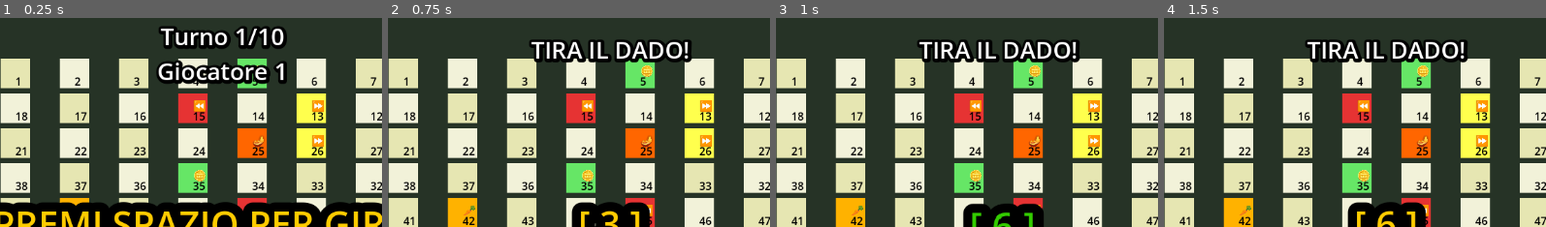
Above: before the commit, frames 1-4 (left to right).
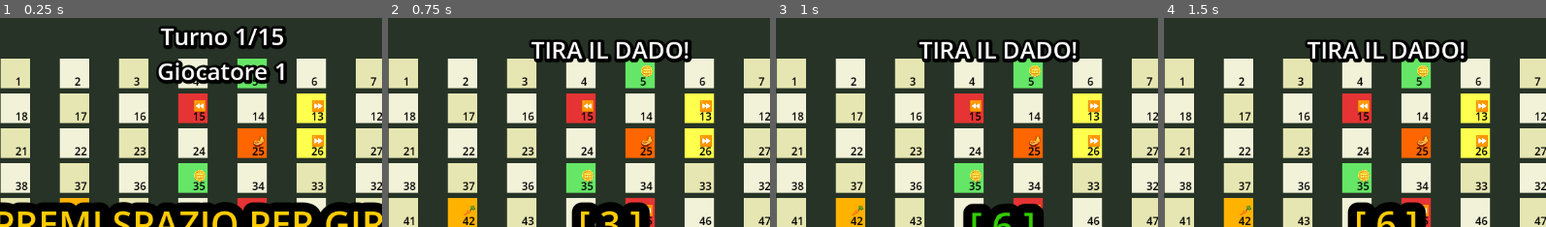
Above: after the commit, the same moments.

Repository: Docches/UmamasumeProject
Game: Godot game, scene res://tabellone/tabellone.tscn
The game is run twice, just before and just after one commit, with the same random seed, the same clock (stepped at 60 frames per second) and the same inputs. This scene is started directly instead of the project's main scene. The engine's default icon, where the game draws it, is replaced by a stand-in: a white triangle on a blue panel in a dark square. Video files are missing from this copy of the repository; at most half a second of black plays in their place.
Inputs (mouse positions are % of the whole screen's width and height, from its top left):
- Up to frame 1 (0.25 s): no input
- Up to frame 2 (0.75 s): tap Enter (ui_accept) at 0.5 s; move the mouse to (72, 45) at 0.52 s; press the mouse at (72, 45) at 0.53 s; hold Right (right) from 0.53 s (still down)
- Up to frame 3 (1 s): keep holding Right (right); tap Enter (ui_accept) at 0.77, 0.8 s
- Up to frame 4 (1.5 s): keep holding Right (right); tap Enter (ui_accept) at 1.07, 1.35 s; move the mouse to (29, 55) at 1.27 s; release the mouse at (29, 55) at 1.28 s
The pictures show only the part of the screen within x 21-70%, y 1-51%; the shares and areas given below are measured in that part.

The runs differ from the first frame. In frame 1, 0.2% of the frame differs, in the area x 70-76%, y 3-15%; in frame 2, nothing differs; in frame 3, nothing differs; in frame 4, nothing differs.

Commit message:
Aggiunta ost e video finali

Diff:
--- a/Prototipo Olimpiadi/menu/menu.tscn
+++ b/Prototipo Olimpiadi/menu/menu.tscn
@@ -2,6 +2,7 @@
 
 [ext_resource type="Script" uid="uid://cxe5f0461a1hd" path="res://menu/menu.gd" id="1_j0t7f"]
 [ext_resource type="Texture2D" uid="uid://dtej4iclqq0ps" path="res://Olympic Rumble.png" id="2_g18jx"]
+[ext_resource type="AudioStream" uid="uid://debc0ok6fptjq" path="res://menu/sound/ost.wav" id="3_6nwqt"]
 
 [sub_resource type="StyleBoxFlat" id="StyleBoxFlat_bg"]
 bg_color = Color(0, 0, 0, 0.85)
@@ -171,6 +172,12 @@
 theme_override_styles/normal = SubResource("StyleBoxFlat_btn")
 text = "← INDIETRO"
 
+[node name="AudioStreamPlayer2D" type="AudioStreamPlayer2D" parent="." unique_id=763684479]
+stream = ExtResource("3_6nwqt")
+volume_db = 1.944
+autoplay = true
+panning_strength = 0.0
+
 [connection signal="pressed" from="MainMenuUI/SoloButton" to="." method="_on_solo_button_pressed"]
 [connection signal="pressed" from="MainMenuUI/HostButton" to="." method="_on_host_button_pressed"]
 [connection signal="pressed" from="MainMenuUI/JoinContainer/JoinButton" to="." method="_on_join_button_pressed"]
--- a/Prototipo Olimpiadi/tabellone/tabellone.gd
+++ b/Prototipo Olimpiadi/tabellone/tabellone.gd
@@ -5,8 +5,11 @@
 @onready var spaces_node: Node2D = $Spaces
 @onready var turn_label: Label = $UI/TurnLabel
 @onready var dice_label: Label = $UI/DiceLabel
-
-# Usiamo get_node_or_null per evitare crash se l'interfaccia viene modificata
+@onready var win1: VideoStreamPlayer = $VideoStreamPlayer
+@onready var win2: VideoStreamPlayer = $VideoStreamPlayer2
+@onready var win3: VideoStreamPlayer = $VideoStreamPlayer3
+@onready var win4: VideoStreamPlayer = $VideoStreamPlayer4
+
 @onready var hud_nodes = [
 	get_node_or_null("UI/PlayerHUDs/HUD_P0"),
 	get_node_or_null("UI/PlayerHUDs/HUD_P1"),
@@ -24,14 +27,14 @@
 var current_state: GameState = GameState.IDLE
 var players_node: Node2D
 var players: Array[Sprite2D] = []
-var player_current_spaces: Array[int] = [] # Salva in quale casella si trova ogni giocatore
+var player_current_spaces: Array[int] = []
 
 var active_steps_left = 0
 var current_dice_number = 1
 var move_direction = 1
 
 const TOTAL_SPACES = 100
-const MAX_TURNS = 10
+const MAX_TURNS = 15
 
 var space_links = {}
 var space_types = {}
@@ -48,10 +51,8 @@
 			GlobalData.player_coins.append(0)
 			GlobalData.player_medals.append(0)
 
-	# 2. Generazione del tabellone
+
 	generate_board()
-
-	# 3. Generazione DINAMICA dei giocatori (Risolve l'errore "Node not found")
 	players_node = Node2D.new()
 	players_node.name = "Players"
 	players_node.z_index = 10
@@ -59,26 +60,25 @@
 
 	for i in range(GlobalData.players_data.size()):
 		var p_sprite = Sprite2D.new()
-		# Assicurati che questo percorso corrisponda all'icona del tuo gioco
 		p_sprite.texture = load("res://curling/icon.svg")
 		p_sprite.scale = Vector2(0.3, 0.3)
 
-		# Colori per distinguerli
+
 		match i:
 			0: p_sprite.modulate = Color.WHITE
-			1: p_sprite.modulate = Color(1, 0, 1) # Fucsia
-			2: p_sprite.modulate = Color(0.78, 0.58, 0.25) # Oro/Marrone
-			3: p_sprite.modulate = Color(0, 0.74, 0.40) # Verde
+			1: p_sprite.modulate = Color(1, 0, 1)
+			2: p_sprite.modulate = Color(0.78, 0.58, 0.25)
+			3: p_sprite.modulate = Color(0, 0.74, 0.40)
 
 		players_node.add_child(p_sprite)
 		players.append(p_sprite)
 		player_current_spaces.append(0)
 
-	# 4. Ripristino stato partita
+
 	restore_board_state()
 	update_huds()
 
-	# 5. Logica di inizio turno (Gestita dal Server)
+
 	if multiplayer.is_server():
 		if GlobalData.current_turn > MAX_TURNS:
 			declare_winner.rpc()
@@ -89,7 +89,7 @@
 		else:
 			update_ui.rpc(GlobalData.current_player_index)
 
-# --- GENERAZIONE TABELLONE ---
+
 func generate_board():
 	var cols = 10
 	var rows = 10
@@ -103,7 +103,7 @@
 
 		var row = i / cols
 		var col = i % cols
-		if row % 2 != 0: col = (cols - 1) - col # Zig-Zag
+		if row % 2 != 0: col = (cols - 1) - col
 		var pos = Vector2(start_x + col * step_x, start_y + row * step_y)
 
 		var marker = Marker2D.new()
@@ -172,7 +172,7 @@
 		space_types[i] = SpaceType.NEUTRAL
 		rect.color = Color(0.95, 0.95, 0.85) if i % 2 == 0 else Color(0.9, 0.9, 0.7)
 
-# --- INPUT E GESTIONE TURNO MULTIPLAYER ---
+
 func _process(_delta: float) -> void:
 	if current_state == GameState.DICE_ROLLING:
 		current_dice_number = randi_range(1, 6)
@@ -188,7 +188,6 @@
 func _input(event: InputEvent) -> void:
 	if current_state == GameState.IDLE or current_state == GameState.DICE_ROLLING:
 		var current_p = GlobalData.players_data[GlobalData.current_player_index]
-		# Permetti l'input solo se l'ID del client corrisponde a quello di chi deve giocare
 		if current_p["id"] == multiplayer.get_unique_id() and not current_p["is_bot"]:
 			if current_state == GameState.IDLE and event.is_action_pressed("ui_accept"):
 				start_dice_spin.rpc()
@@ -200,13 +199,13 @@
 	current_state = GameState.DICE_ROLLING
 	turn_label.text = "TIRA IL DADO!"
 
-# Solo il Server riceve questo comando e decide come si muove il giocatore
+
 @rpc("any_peer", "call_local", "reliable")
 func stop_dice_server(final_number: int):
 	if not multiplayer.is_server(): return
 	current_state = GameState.MOVING
 	active_steps_left = final_number
-	move_direction = 1 # Avanza normalmente
+	move_direction = 1
 
 	lock_dice_ui.rpc(active_steps_left)
 	await get_tree().create_timer(0.8).timeout
@@ -222,7 +221,7 @@
 	tween.tween_property(dice_label, "scale", Vector2(1.0, 1.0), 0.1)
 	tween.tween_property(dice_label, "modulate", Color.WHITE, 0.3)
 
-# --- SISTEMA DI MOVIMENTO (SERVER-SIDE) ---
+
 func _step_player():
 	if not multiplayer.is_server(): return
 
@@ -233,31 +232,25 @@
 		_resolve_landed_space()
 		return
 
-	# Calcola la prossima casella
 	var target_node = 0
 	if move_direction == 1:
 		target_node = (current_node + 1) % TOTAL_SPACES
-		# Controllo Medaglia Giro Completo
 		if target_node == 0:
 			GlobalData.player_medals[p_idx] += 1
 			sync_info_text.rpc("Giro completato! +1 Medaglia!")
 			update_leaderboard_data.rpc(GlobalData.player_coins, GlobalData.player_medals)
 	else:
-		# Muoversi all'indietro
 		target_node = (current_node - 1 + TOTAL_SPACES) % TOTAL_SPACES
 
-	# Applica il passo
 	active_steps_left -= 1
 	player_current_spaces[p_idx] = target_node
 	GlobalData.player_space_indices[p_idx] = target_node
 
 	var target_pos = spaces_node.get_child(target_node).global_position
 
-	# Avvisa tutti i client di aggiornare la visuale
 	update_dice_visual.rpc(active_steps_left)
 	sync_player_pos.rpc(p_idx, target_pos, target_node)
 
-	# Attendi che finisca l'animazione del salto, poi fai il prossimo passo
 	await get_tree().create_timer(0.25).timeout
 	_step_player()
 
@@ -268,7 +261,6 @@
 
 @rpc("authority", "call_local", "reliable")
 func sync_player_pos(p_idx: int, base_pos: Vector2, new_space_index: int):
-	# Sincronizza l'indice per sicurezza (Locale e Globale)
 	player_current_spaces[p_idx] = new_space_index
 	GlobalData.player_space_indices[p_idx] = new_space_index
 
@@ -283,7 +275,6 @@
 	y_tween.tween_property(player_sprite, "global_position:y", final_pos.y - 25.0, 0.1).set_trans(Tween.TRANS_QUAD).set_ease(Tween.EASE_OUT)
 	y_tween.tween_property(player_sprite, "global_position:y", final_pos.y, 0.1).set_trans(Tween.TRANS_QUAD).set_ease(Tween.EASE_IN)
 
-# --- RISOLUZIONE CASELLE ---
 func _resolve_landed_space():
 	current_state = GameState.EVENT_ACTIVE
 	var p_idx = GlobalData.current_player_index
@@ -303,15 +294,15 @@
 			if multiplayer.is_server():
 				active_steps_left = 4
 				move_direction = 1
-				_step_player() # Riavvia il movimento in avanti
+				_step_player()
 		SpaceType.STEP_PENALTY:
 			sync_info_text.rpc("⏪ Malus! Indietreggi di 3!")
 			end_turn_immediately = false
 			await get_tree().create_timer(1.0).timeout
 			if multiplayer.is_server():
 				active_steps_left = 3
-				move_direction = -1 # Direzione inversa
-				_step_player() # Riavvia il movimento indietro
+				move_direction = -1
+				_step_player()
 		SpaceType.SHOP:
 			if GlobalData.player_coins[p_idx] >= 10:
 				GlobalData.player_coins[p_idx] -= 10
@@ -338,7 +329,6 @@
 		update_leaderboard_data.rpc(GlobalData.player_coins, GlobalData.player_medals)
 		end_turn_server()
 
-# --- FINE TURNO ---
 func end_turn_server() -> void:
 	GlobalData.current_player_index += 1
 	if GlobalData.current_player_index >= GlobalData.players_data.size():
@@ -431,7 +421,6 @@
 
 @rpc("authority", "call_local", "reliable")
 func start_minigame_sequence(new_turn: int):
-	# Sincronizza turno e resetta l'indice giocatore prima di cambiare scena
 	GlobalData.current_turn = new_turn
 	GlobalData.current_player_index = 0
 
@@ -441,7 +430,7 @@
 	await get_tree().create_timer(3.0).timeout
 	if multiplayer.is_server():
 		change_scene_all.rpc(minigame_scenes.pick_random().resource_path)
-		#change_scene_all.rpc(minigame_scenes[0].resource_path)
+
 
 @rpc("authority", "call_local", "reliable")
 func change_scene_all(path: String):
@@ -466,3 +455,20 @@
 	turn_label.text = "🏆 FINE PARTITA 🏆"
 	turn_label.modulate = Color(1, 0.8, 0)
 	dice_label.text = "Vincitore Assoluto:\n" + winner_name + "!"
+	await get_tree().create_timer(2.0).timeout
+	turn_label.visible = false
+	dice_label.visible = false
+	if winner_idx == 0:
+		win1.play()
+		await win1.finished
+	elif winner_idx == 1:
+		win2.play()
+		await win2.finished
+	elif winner_idx == 2:
+		win3.play()
+		await win3.finished
+	else:
+		win4.play()
+		await win4.finished
+
+	get_tree().change_scene_to_file("res://menu/menu.tscn")
--- a/Prototipo Olimpiadi/tabellone/tabellone.tscn
+++ b/Prototipo Olimpiadi/tabellone/tabellone.tscn
@@ -13,6 +13,10 @@
 [ext_resource type="PackedScene" uid="uid://b3q1214wxtoh2" path="res://rigori-calcio-v-3multiplayer/Scene/game.tscn" id="7_dk6cw"]
 [ext_resource type="PackedScene" uid="uid://dcvwpppjylq8x" path="res://tiroAllaFune/fune.tscn" id="8_y6cgs"]
 [ext_resource type="PackedScene" uid="uid://dtpdqd3hhamv8" path="res://triathlon/triathlon.tscn" id="9_58o12"]
+[ext_resource type="VideoStream" uid="uid://1u8vxpvsqkyj" path="res://tabellone/umas/Congratulazioni_Giocatore_1.ogv" id="14_58o12"]
+[ext_resource type="VideoStream" uid="uid://b46nw4saconce" path="res://tabellone/umas/Congratulazioni_Giocatore_2.ogv" id="15_fhjsv"]
+[ext_resource type="VideoStream" uid="uid://ddq63kejnisy1" path="res://tabellone/umas/Congratulazioni_Giocatore_3.ogv" id="16_7kv8j"]
+[ext_resource type="VideoStream" uid="uid://ble2bc8ue4uh8" path="res://tabellone/umas/Congratulazioni_Giocatore_4.ogv" id="17_bhepl"]
 
 [sub_resource type="StyleBoxFlat" id="StyleBoxFlat_BG"]
 bg_color = Color(0.15, 0.2, 0.15, 1)
@@ -277,3 +281,34 @@
 text = "🏅 0
 🪙 0"
 horizontal_alignment = 1
+
+[node name="VideoStreamPlayer" type="VideoStreamPlayer" parent="." unique_id=1622990433]
+offset_left = 4.0
+offset_top = 2.0
+offset_right = 1924.0
+offset_bottom = 1082.0
+scale = Vector2(0.6, 0.6)
+stream = ExtResource("14_58o12")
+
+[node name="VideoStreamPlayer2" type="VideoStreamPlayer" parent="." unique_id=1872025718]
+offset_left = 1.0
+offset_top = -3.0
+offset_right = 1921.0
+offset_bottom = 1077.0
+scale = Vector2(0.6, 0.6)
+stream = ExtResource("15_fhjsv")
+
+[node name="VideoStreamPlayer3" type="VideoStreamPlayer" parent="." unique_id=1155487844]
+offset_left = 3.0
+offset_right = 1923.0
+offset_bottom = 1080.0
+scale = Vector2(0.6, 0.6)
+stream = ExtResource("16_7kv8j")
+
+[node name="VideoStreamPlayer4" type="VideoStreamPlayer" parent="." unique_id=292272209]
+offset_left = 1.0
+offset_top = 3.0
+offset_right = 1921.0
+offset_bottom = 1083.0
+scale = Vector2(0.6, 0.6)
+stream = ExtResource("17_bhepl")
Not shown, changed: Prototipo Olimpiadi/menu/sound/ost.wav.import
Not shown, added: Prototipo Olimpiadi/tabellone/umas/Congratulazioni_Giocatore_1.ogv.uid
Not shown, added: Prototipo Olimpiadi/tabellone/umas/Congratulazioni_Giocatore_2.ogv.uid
Not shown, added: Prototipo Olimpiadi/tabellone/umas/Congratulazioni_Giocatore_3.ogv.uid
Not shown, added: Prototipo Olimpiadi/tabellone/umas/Congratulazioni_Giocatore_4.ogv.uid
Not shown, added: Prototipo Olimpiadi/tabellone/Congratulazioni_Giocatore_1.mp4
Not shown, added: Prototipo Olimpiadi/tabellone/Congratulazioni_Giocatore_2.mp4
Not shown, added: Prototipo Olimpiadi/tabellone/Congratulazioni_Giocatore_3.mp4
Not shown, added: Prototipo Olimpiadi/tabellone/Congratulazioni_Giocatore_4.mp4
Not shown, added: Prototipo Olimpiadi/tabellone/umas/Congratulazioni_Giocatore_1.mp4
Not shown, added: Prototipo Olimpiadi/tabellone/umas/Congratulazioni_Giocatore_1.ogv
Not shown, added: Prototipo Olimpiadi/tabellone/umas/Congratulazioni_Giocatore_2.mp4
(and 5 more such lines)
